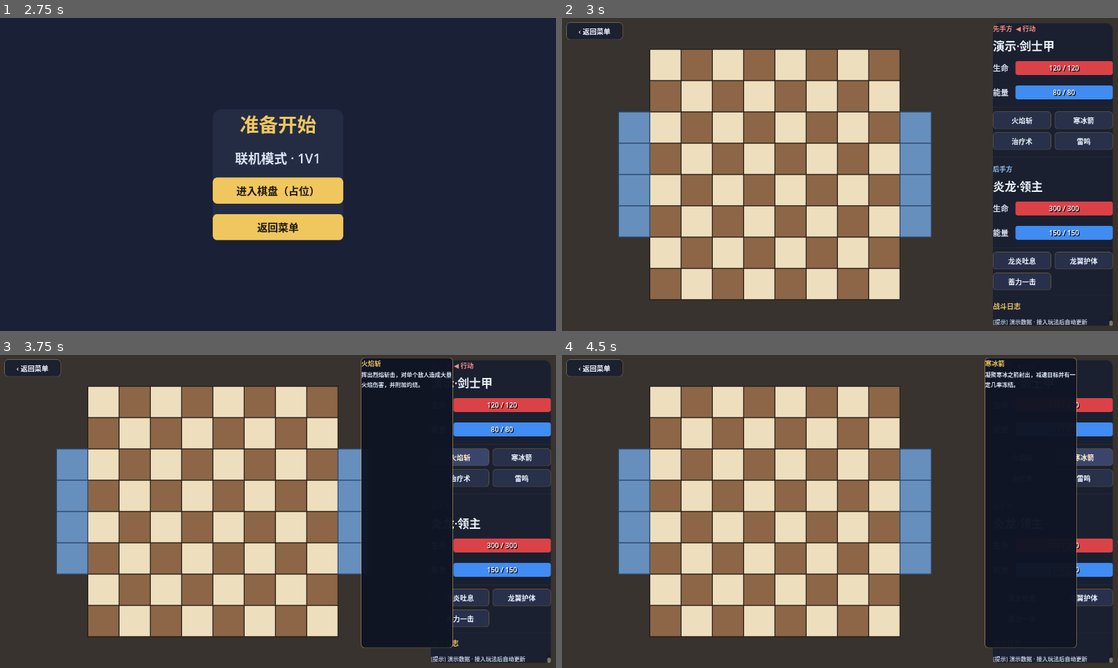
Above: before the commit, frames 1-4 (two rows, left to right).
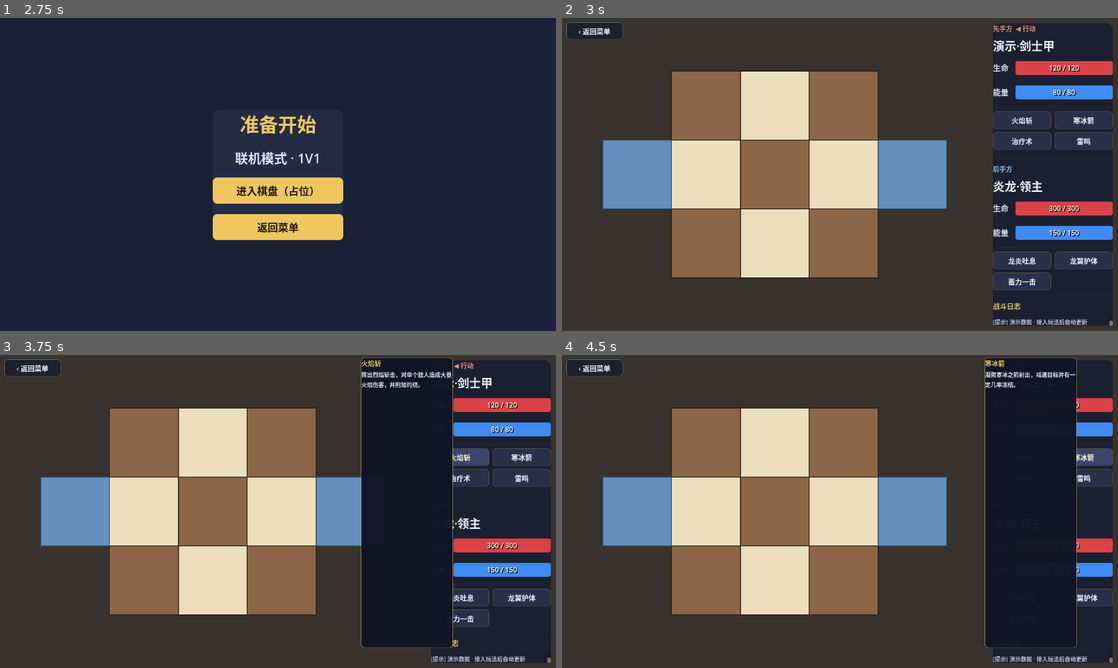
Above: after the commit, the same moments.

Repository: CBWZS-Cyber/zhanqi-godot
Game: Godot game, scene res://scenes/MainUI.tscn
Two runs of this game, one before a commit and one after it. Both use one fixed random seed, a clock stepped at 60 frames per second and the inputs below.
Inputs:
- Up to frame 1 (2.75 s): click "开始游戏" at 0.5 s; click "联机模式" at 1.25 s; click "1V1" at 2 s
- Up to frame 2 (3 s): click "进入棋盘（占位）" at 2.75 s
- Up to frame 3 (3.75 s): click "火焰斩" at 3.5 s
- Up to frame 4 (4.5 s): click "寒冰箭" at 4.25 s

Frame 1 is identical in both runs. In frame 2, 28% of the frame differs, in the area x 7-70%, y 10-90%; in frame 3, 27%; in frame 4, 28%.

Commit message:
棋盘支持 1V1 专属布局：3×3 主对局区(x1..3,y1..3) + 左右贴边各 1 出生格(0,2)/(4,2)，格子放大；4V4/标准仍 8×8

Diff:
--- a/scripts/board.gd
+++ b/scripts/board.gd
@@ -6,11 +6,14 @@
 ## 右侧信息栏（宽度 = 视口宽 * 300/1280）覆盖棋子状态。每帧重排保证全屏生效。
 
 const BASE := Vector2(1280, 720)
-const X_MIN := 0
-const X_MAX := 9
-const Y_MIN := 1
-const Y_MAX := 8
-const CELL := 72
+const CELL := 72.0
+## 布局参数（可被 1V1 改写成 3×3+两侧出生格）：
+var _x_min := 0
+var _x_max := 9
+var _y_min := 1
+var _y_max := 8
+var _cell := CELL
+var _duel := false           # 1V1 专用：3×3 主区 + 左右各 1 出生格
 const BG := Color(0.22, 0.20, 0.18)
 const SIDE_PANEL_W := 300.0        # 与 battle_hud.gd 的 PANEL_RATIO 匹配（基准 1280）
 
@@ -23,12 +26,27 @@
 var _back_btn: Button
 
 func _ready() -> void:
-	for x in range(1, 9):
-		for y in range(1, 9):
-			main_cells.append(Vector2i(x, y))
-	for y in [3, 4, 5, 6]:
-		wing_cells.append(Vector2i(0, y))
-		wing_cells.append(Vector2i(9, y))
+	_duel = (Global.battle_mode == "1v1")
+	if _duel:
+		# 1V1 布局：主对局区 3×3（x1..3 / y1..3，y 向上），左右贴边各 1 个出生格（中间行 y=2）
+		_x_min = 0
+		_x_max = 4
+		_y_min = 1
+		_y_max = 3
+		_cell = CELL * 2.2
+		for x in range(1, 4):
+			for y in range(1, 4):
+				main_cells.append(Vector2i(x, y))
+		wing_cells.append(Vector2i(0, 2))
+		wing_cells.append(Vector2i(4, 2))
+		print("[Board] 1V1 布局：3×3 主区 + 左(0,2)/右(4,2) 出生格")
+	else:
+		for x in range(1, 9):
+			for y in range(1, 9):
+				main_cells.append(Vector2i(x, y))
+		for y in [3, 4, 5, 6]:
+			wing_cells.append(Vector2i(0, y))
+			wing_cells.append(Vector2i(9, y))
 	# 右侧信息栏（CanvasLayer 隔离 UI 层，不随 Node2D 移动）
 	var layer := CanvasLayer.new()
 	layer.layer = 10
@@ -88,8 +106,8 @@
 	if vp.x <= 0 or vp.y <= 0:
 		vp = BASE
 	_scale = min(vp.x / BASE.x, vp.y / BASE.y)
-	var board_w := (X_MAX - X_MIN + 1) * CELL * _scale
-	var board_h := (Y_MAX - Y_MIN + 1) * CELL * _scale
+	var board_w := (_x_max - _x_min + 1) * _cell * _scale
+	var board_h := (_y_max - _y_min + 1) * _cell * _scale
 	var side := vp.x * (SIDE_PANEL_W / BASE.x)   # 右侧信息栏占宽
 	var inner := vp.x - side
 	var ox := (inner - board_w) / 2.0
@@ -106,9 +124,9 @@
 
 ## 棋盘坐标 -> 该格左上角像素矩形（本地坐标，已含缩放）
 func _cell_rect(cell: Vector2i) -> Rect2:
-	var px := (cell.x - X_MIN) * CELL * _scale
-	var py := (Y_MAX - cell.y) * CELL * _scale   # y 向上，故用 Y_MAX - y
-	var sz := CELL * _scale
+	var px := (cell.x - _x_min) * _cell * _scale
+	var py := (_y_max - cell.y) * _cell * _scale   # y 向上，故用 Y_MAX - y
+	var sz := _cell * _scale
 	return Rect2(px, py, sz, sz)
 
 func _draw() -> void:
